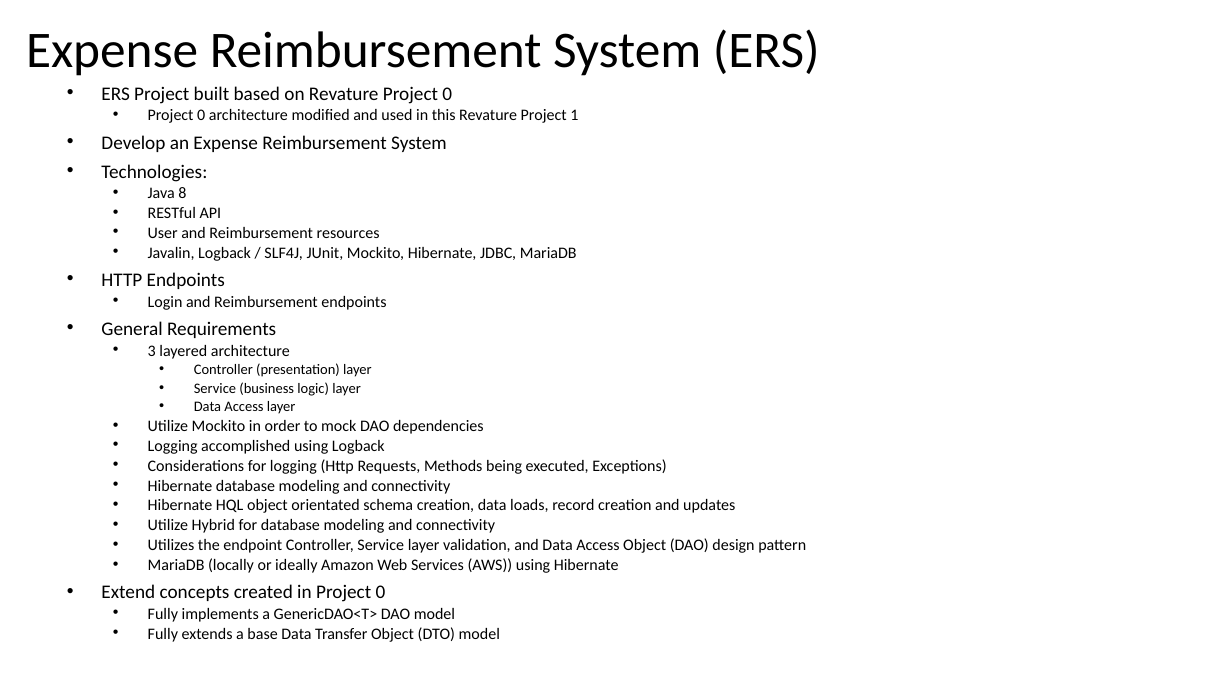
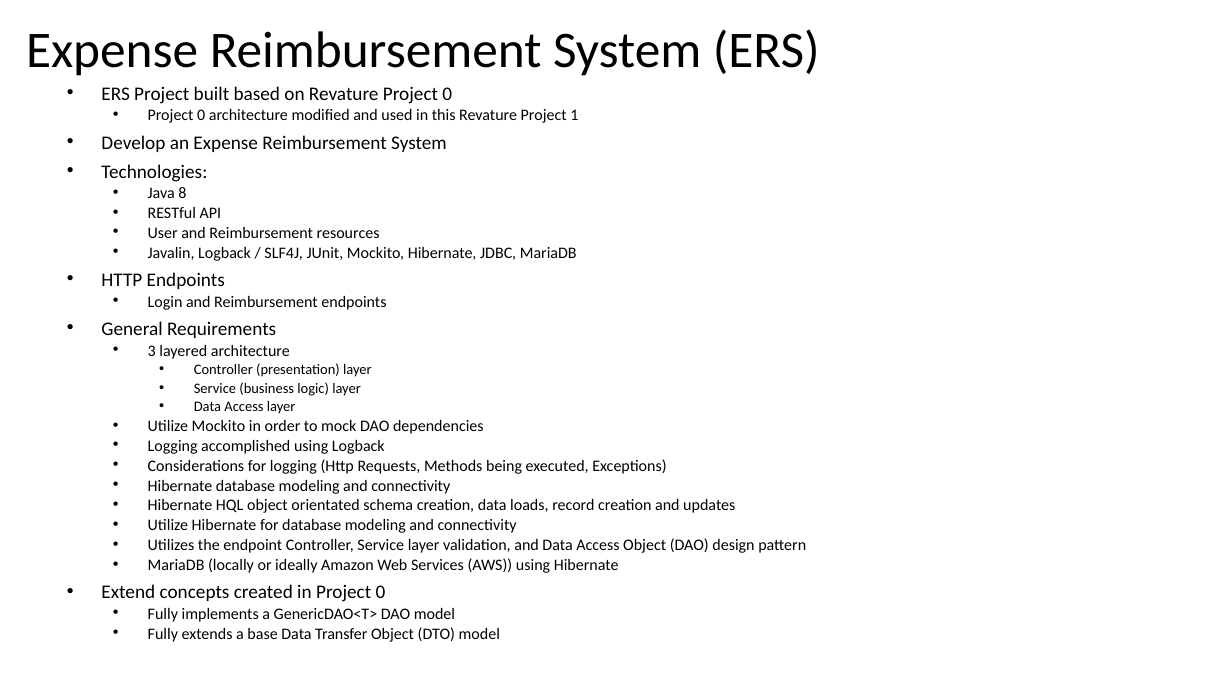
Before and after one commit to tlw8253/Expense-Reimbursement-System, a slide deck: slide 1 of docs/ERS.pptx. Drawn at 1232x693 pixels with LibreOffice and Linux fonts; fonts in the diff are those of the drawing. Boxes give left, top, right and bottom in pixels: in the first picture for what was removed or moved away, otherwise in the second. Text is boxed around its words. In the diff, an @@ line names an element or a change of style, - is before the commit and + after.

```diff
--- a/docs/ERS.pptx
+++ b/docs/ERS.pptx
@@ subtitle at (148, 519, 517, 533): text changed @@
-  • Utilize Hybrid for database modeling and connectivity
+  • Utilize Hibernate for database modeling and connectivity
```
Also in this commit, not shown: 3 other slides changed, 8 other files.
